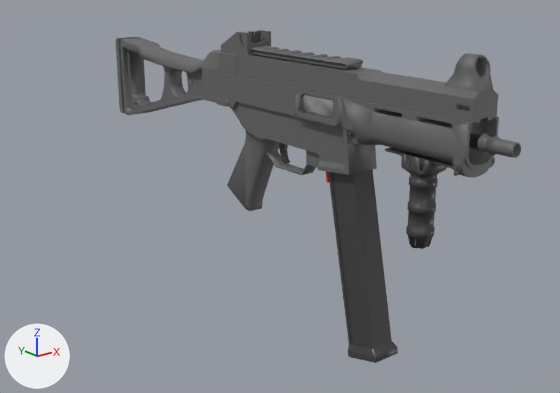
What one commit did to the OBJ model resources/maps/ump45.obj.
One viewpoint serves both versions: a 50 mm camera at (-4.16, -3.47, 1.02) aimed at (-1.71, -0.4, -0.21). Arrows for +X, +Y and +Z are at lower left; the lights stay in place. Mesh edges are drawn as thin lines on the coarser meshes. Where no turn or scale is listed for an object, it has been applied to the vertices.

The first picture shows 'chargeur_ump-45.065', 'poignee_ump-45'.
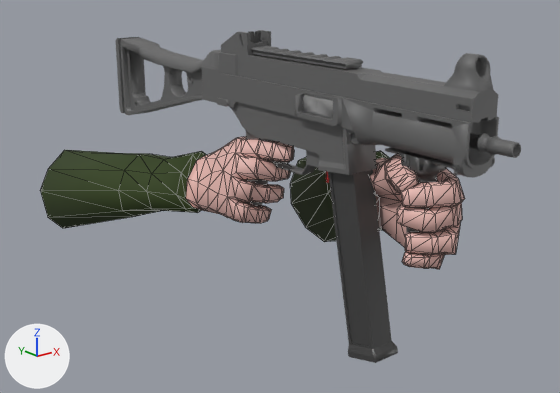
The newer file is also turned or shifted as a whole; pictures and numbers use the older file's frame.

The change, as JSON lines over the scene's bpy script:
```json
{"op": "add", "block": "mat_material_006", "code": ["mat_material_006 = principled_material('Material.006')", "mat_material_006.base_color = (0.839, 0.503, 0.456)  # pink #ecbcb4", "mat_material_006.roughness = 0.526"]}
{"op": "add", "block": "mat_default_obj", "code": ["mat_default_obj = principled_material('Default_OBJ')", "mat_default_obj.base_color = (0.0306, 0.0536, 0.00773)  # dark green #314115", "mat_default_obj.roughness = 0.853"]}
{"op": "add", "block": "me_armmesh_mesh", "code": ["me_armmesh_mesh = bpy.data.meshes.new('armmesh_Mesh')", "me_armmesh_mesh.from_pydata(...)  # 636 vertices, 1264 faces; spans x -1.43..0.08, y -1.99..0.83, z -0.95..-0.07", "me_armmesh_mesh.polygons.foreach_set('use_smooth', [True] * 1264)", "# faces by material slot: [1091, 173]", "me_armmesh_mesh.materials.append(mat_material_006)  # pink #ecbcb4", "me_armmesh_mesh.materials.append(mat_default_obj)  # dark green #314115"]}
{"op": "add", "block": "ob_armmesh_mesh", "code": ["ob_armmesh_mesh = bpy.data.objects.new('armmesh_Mesh', me_armmesh_mesh)", "ob_armmesh_mesh.location = (-1.028, 0.351, 0.29)"]}
```

Boxes (x1, y1, x2, y2) around the edits, measured in the pictures (560 x 393 px):
```json
{"object": "armmesh_Mesh", "change": "added", "after": [40, 136, 465, 269], "faces in mat_material_006 (pink #ecbcb4)": [186, 136, 465, 269], "faces in mat_default_obj (dark green #314115)": [40, 150, 390, 242]}
```
